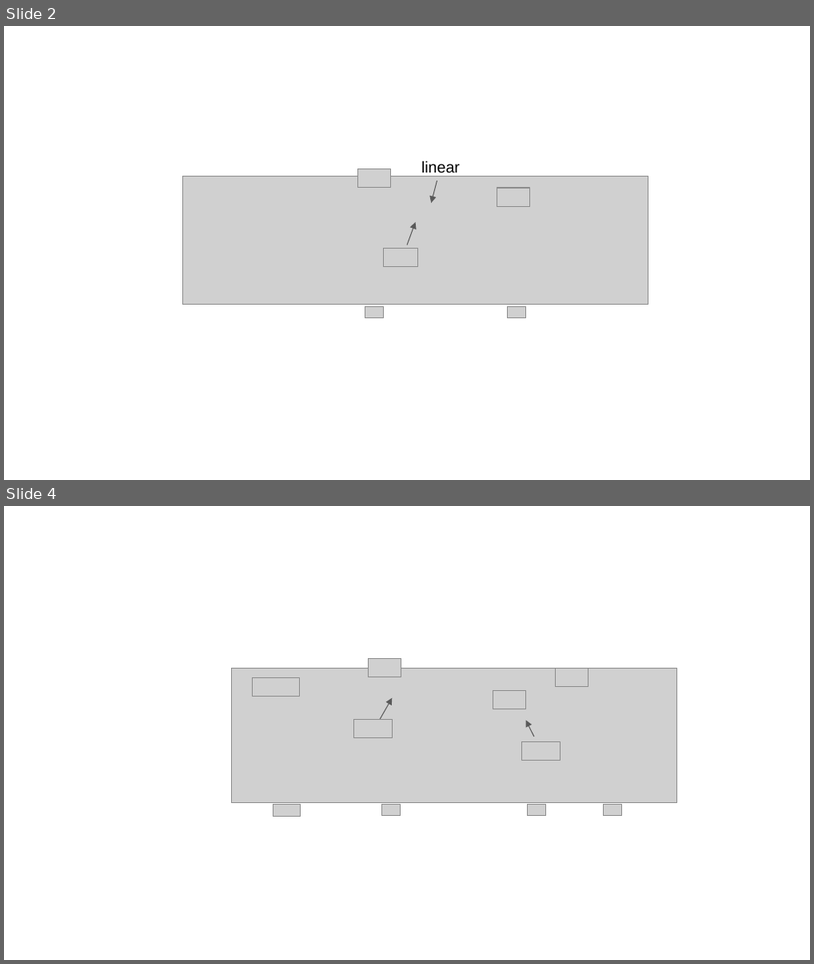
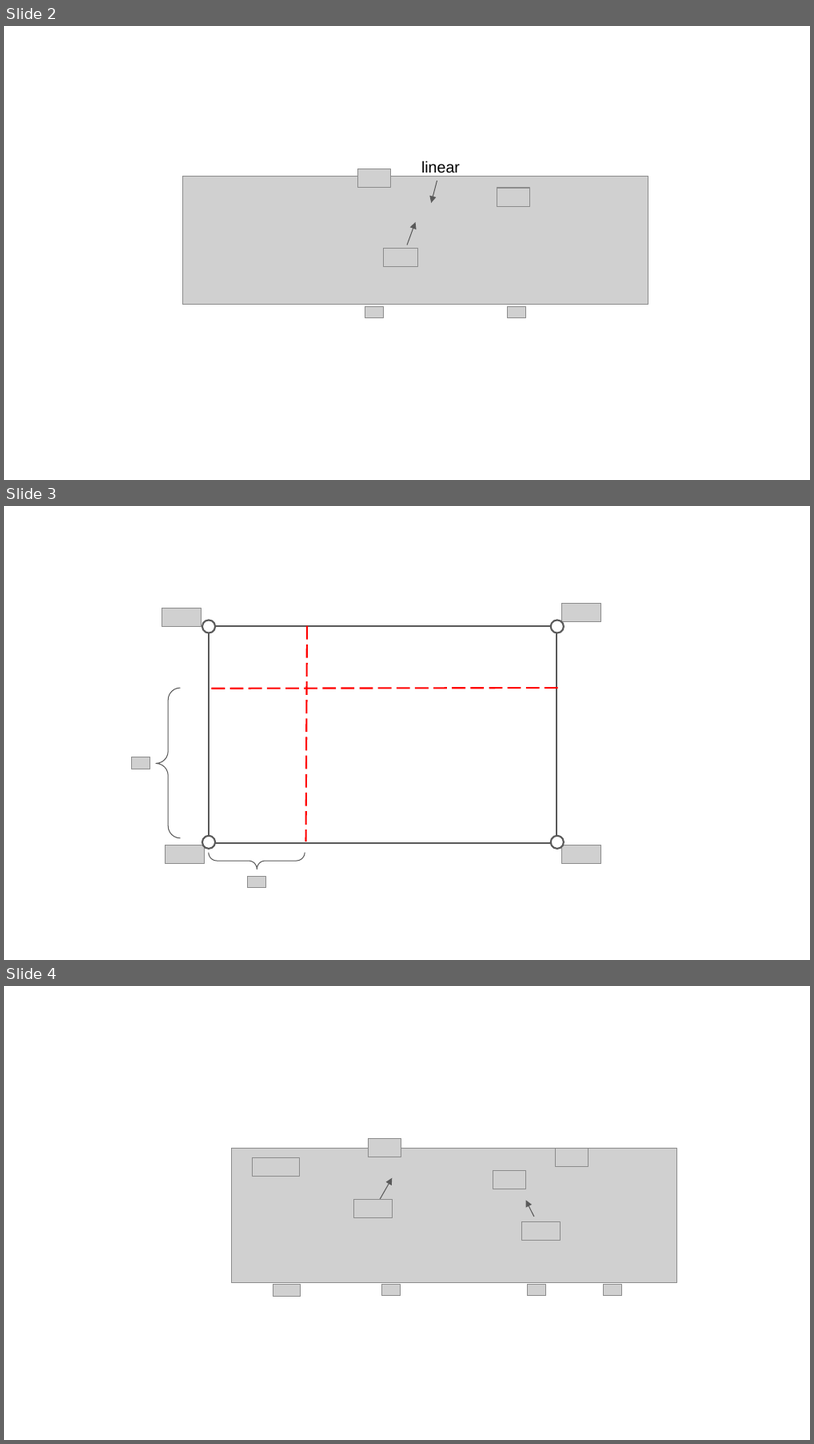
Before and after one commit to bigladder/btwxt, a slide deck: docs/figs/figs_all.pptx. Shown one above the other, each under a label of ours: slides 2 and 4 before the commit, slides 2, 3 and 4 after it; the slides between them are not shown. The pictures are 814x964 and 814x1444 pixels, drawn with LibreOffice and Linux fonts; fonts in the diff are those of the drawing; grey boxes stand for pictures; background and template pictures are left out. Boxes give left, top, right and bottom in pixels: in the first picture for what was removed or moved away, otherwise in the second. Text is boxed around its words. In the diff, an @@ line names an element or a change of style, - is before the commit and + after.

```diff
--- a/docs/figs/figs_all.pptx
+++ b/docs/figs/figs_all.pptx
@@ slide 3 added at bbox=[4, 506, 810, 960], background #FFFFFF @@
@@ picture added at bbox=[162, 608, 202, 626] @@
@@ ellipse added at bbox=[202, 620, 215, 632], fill #FFFFFF, outline #595959 1.5 pt @@
@@ ellipse added at bbox=[550, 620, 564, 632], fill #FFFFFF, outline #595959 1.5 pt @@
@@ picture added at bbox=[562, 604, 602, 622] @@
@@ rectangle added at bbox=[209, 626, 557, 843], outline #595959 1.5 pt @@
@@ line added from (307, 626) to (306, 841), #FF0000 1.5 pt dashed @@
@@ left brace added at bbox=[156, 688, 180, 837], outline #595959 0.75 pt @@
@@ line added from (558, 688) to (209, 688), #FF0000 1.5 pt dashed @@
@@ picture added at bbox=[131, 756, 150, 769] @@
@@ ellipse added at bbox=[202, 835, 215, 848], fill #FFFFFF, outline #595959 1.5 pt @@
@@ ellipse added at bbox=[550, 835, 564, 848], fill #FFFFFF, outline #595959 1.5 pt @@
@@ picture added at bbox=[166, 844, 205, 864] @@
@@ left brace added at bbox=[209, 852, 305, 869], outline #595959 0.75 pt @@
@@ picture added at bbox=[562, 844, 602, 864] @@
@@ picture added at bbox=[247, 876, 266, 888] @@
```
Also in this commit, not shown: 4 other slides added, 3 slides removed, 1 other file.
